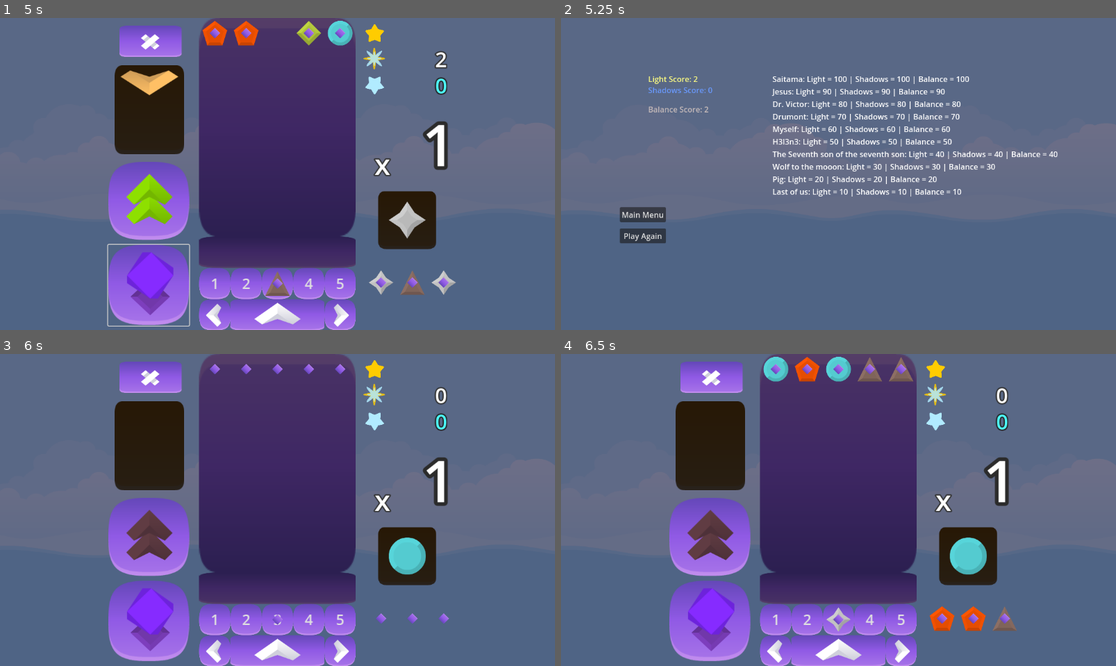
Above: before the commit, frames 1-4 (two rows, left to right).
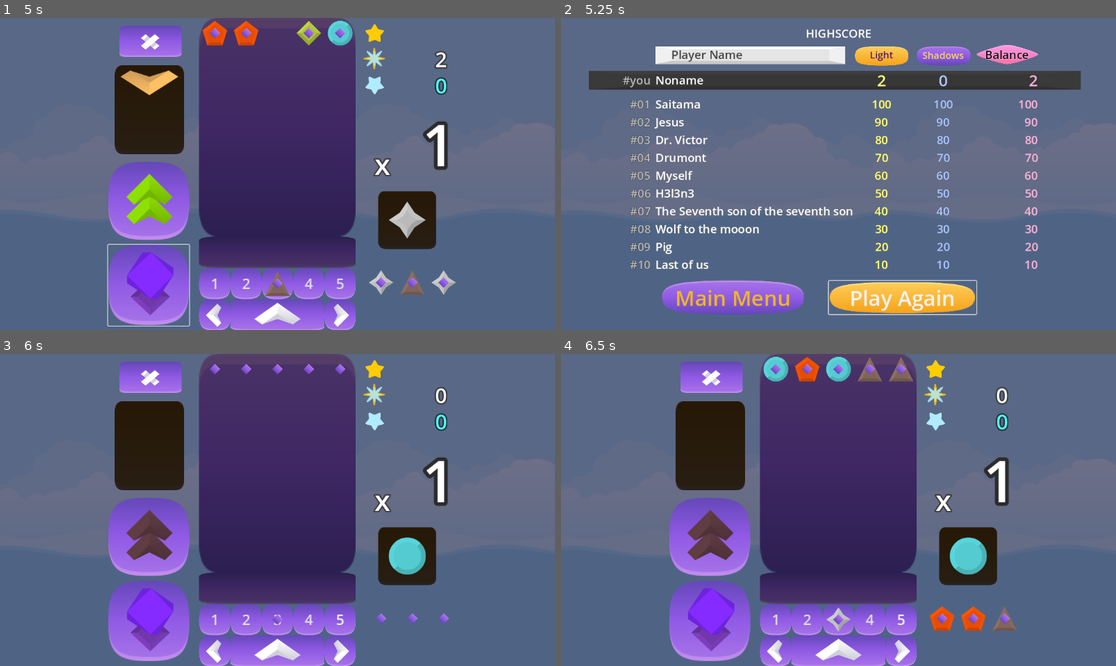
Above: after the commit, the same moments.

Repository: jefbt/SoulAlchemy
Game: Godot game, scene res://scenes/game.tscn
Two runs of this game, one before a commit and one after it. Both use one fixed random seed, a clock stepped at 60 frames per second and the inputs below.
Inputs (mouse positions are in pixels of both pictures, inside the frame that each line leads up to):
- Up to frame 1 (5 s): click (216, 314) at 0.5 s; click (338, 314) at 1.25 s; click (277, 314) at 2 s; click (277, 314) at 2.75 s; click (149, 202) at 3.5 s; click (149, 286) at 4.25 s
- Up to frame 2 (5.25 s): click (710, 42) at 5 s
- Up to frame 3 (6 s): click "Play Again" at 5.75 s
- Up to frame 4 (6.5 s): no input

Frame 1 is identical in both runs. In frame 2, 21% of the frame differs, in the area x 5-94%, y 3-96%; in frame 3, less than 0.1%; in frame 4, less than 0.1%.

Commit message:
highscore screen beautigy

Diff:
--- a/scenes/high_score.tscn
+++ b/scenes/high_score.tscn
@@ -1,7 +1,11 @@
-[gd_scene load_steps=3 format=3 uid="uid://c2q35oixaw23s"]
+[gd_scene load_steps=7 format=3 uid="uid://c2q35oixaw23s"]
 
 [ext_resource type="Script" path="res://scripts/high_score.gd" id="1_2dhqc"]
 [ext_resource type="Texture2D" uid="uid://danqjkncnylbd" path="res://assets/art/backgroundEmpty.png" id="2_jys0q"]
+[ext_resource type="Texture2D" uid="uid://cvqupt3mbl104" path="res://assets/art/purple_body_squircle.png" id="3_n77ft"]
+[ext_resource type="Texture2D" uid="uid://c7ivf8wxpxr4b" path="res://assets/art/yellow_body_squircle.png" id="4_hshew"]
+[ext_resource type="Texture2D" uid="uid://bmeq7ox550f1q" path="res://assets/art/pink_body_rhombus.png" id="5_ys3xn"]
+[ext_resource type="Texture2D" uid="uid://bgws787suyx8s" path="res://assets/art/tileGrey_02.png" id="6_t127a"]
 
 [node name="HighScore" type="Node2D"]
 script = ExtResource("1_2dhqc")
@@ -24,61 +28,259 @@
 
 [node name="Labels" type="Node2D" parent="."]
 
+[node name="HighscoreLabel" type="Label" parent="Labels"]
+offset_top = 9.0
+offset_right = 1154.0
+offset_bottom = 56.0
+theme_override_font_sizes/font_size = 24
+text = "HIGHSCORE"
+horizontal_alignment = 1
+vertical_alignment = 1
+justification_flags = 0
+
+[node name="PlayerNameLabel" type="Label" parent="Labels"]
+offset_left = 196.0
+offset_top = 99.0
+offset_right = 590.0
+offset_bottom = 160.0
+theme_override_font_sizes/font_size = 24
+text = "Name"
+vertical_alignment = 1
+justification_flags = 0
+
 [node name="LightScoreLabel" type="Label" parent="Labels"]
 modulate = Color(1, 1, 0.509804, 1)
-offset_left = 181.0
-offset_top = 115.0
-offset_right = 284.0
-offset_bottom = 138.0
-text = "Light Score: 0"
+offset_left = 610.0
+offset_top = 99.0
+offset_right = 721.0
+offset_bottom = 160.0
+theme_override_font_sizes/font_size = 33
+text = "0"
+horizontal_alignment = 1
+vertical_alignment = 1
 
 [node name="ShadowsScoreLabel" type="Label" parent="Labels"]
-modulate = Color(0.415686, 0.603922, 1, 1)
-offset_left = 181.0
-offset_top = 138.0
-offset_right = 319.0
-offset_bottom = 161.0
-text = "Shadows  Score: 0"
+modulate = Color(0.675845, 0.785193, 1, 1)
+offset_left = 738.0
+offset_top = 99.0
+offset_right = 850.0
+offset_bottom = 160.0
+theme_override_font_sizes/font_size = 33
+text = "0"
+horizontal_alignment = 1
+vertical_alignment = 1
 
 [node name="BalanceScoreLabel" type="Label" parent="Labels"]
-modulate = Color(0.766901, 0.726296, 0.726705, 1)
-offset_left = 181.0
-offset_top = 177.949
-offset_right = 319.0
-offset_bottom = 200.949
-text = "Balance  Score: 0"
-
-[node name="HighScoreLabel" type="Label" parent="Labels"]
-offset_left = 439.0
-offset_top = 115.0
-offset_right = 962.0
-offset_bottom = 493.0
-text = "1:
-2
-3
-4
-5
-6
-7
-8
-9
-10"
+offset_left = 863.0
+offset_top = 99.0
+offset_right = 990.0
+offset_bottom = 160.0
+theme_override_colors/font_color = Color(0.978167, 0.695391, 0.87016, 1)
+theme_override_font_sizes/font_size = 33
+text = "0"
+horizontal_alignment = 2
+vertical_alignment = 1
+
+[node name="HighName" type="Label" parent="Labels"]
+offset_left = 196.42
+offset_top = 161.622
+offset_right = 590.42
+offset_bottom = 195.622
+theme_override_colors/font_outline_color = Color(0.47788, 0.47788, 0.47788, 1)
+theme_override_constants/outline_size = 2
+theme_override_font_sizes/font_size = 24
+text = "Nobody"
+justification_flags = 0
+
+[node name="HighName2" type="Label" parent="Labels"]
+modulate = Color(0.277528, 0.277528, 0.277528, 1)
+offset_left = 229.42
+offset_top = 59.0
+offset_right = 552.42
+offset_bottom = 93.0
+theme_override_font_sizes/font_size = 24
+text = "Player Name"
+justification_flags = 0
+
+[node name="HighName3" type="Label" parent="Labels"]
+modulate = Color(0.733005, 0.733005, 0.733005, 1)
+offset_left = 126.42
+offset_top = 161.622
+offset_right = 186.42
+offset_bottom = 528.622
+theme_override_colors/font_outline_color = Color(0.20871, 0.20871, 0.20871, 1)
+theme_override_constants/outline_size = 2
+theme_override_font_sizes/font_size = 24
+text = "#01
+#02
+#03
+#04
+#05
+#06
+#07
+#08
+#09
+#10"
+horizontal_alignment = 2
+justification_flags = 0
+
+[node name="HighName4" type="Label" parent="Labels"]
+modulate = Color(0.733005, 0.733005, 0.733005, 1)
+offset_left = 97.0
+offset_top = 99.0
+offset_right = 186.0
+offset_bottom = 160.0
+theme_override_colors/font_outline_color = Color(0.20871, 0.20871, 0.20871, 1)
+theme_override_constants/outline_size = 2
+theme_override_font_sizes/font_size = 24
+text = "#you"
+horizontal_alignment = 2
+vertical_alignment = 1
+justification_flags = 0
+
+[node name="HighLight" type="Label" parent="Labels"]
+modulate = Color(1, 1, 0.509804, 1)
+offset_left = 610.42
+offset_top = 161.622
+offset_right = 721.42
+offset_bottom = 195.622
+theme_override_colors/font_outline_color = Color(0.47788, 0.47788, 0.47788, 1)
+theme_override_constants/outline_size = 2
+theme_override_font_sizes/font_size = 24
+text = "0"
+horizontal_alignment = 1
+justification_flags = 0
+
+[node name="HighLight2" type="Label" parent="Labels"]
+modulate = Color(0.307425, 0.102156, 0.392482, 1)
+offset_left = 610.42
+offset_top = 59.0
+offset_right = 721.42
+offset_bottom = 93.0
+theme_override_font_sizes/font_size = 20
+text = "Light"
+horizontal_alignment = 1
+vertical_alignment = 1
+justification_flags = 0
+
+[node name="HighShadows" type="Label" parent="Labels"]
+modulate = Color(0.675845, 0.785193, 1, 1)
+offset_left = 738.42
+offset_top = 161.622
+offset_right = 849.42
+offset_bottom = 195.622
+theme_override_colors/font_outline_color = Color(0.47788, 0.47788, 0.47788, 1)
+theme_override_constants/outline_size = 2
+theme_override_font_sizes/font_size = 24
+text = "0"
+horizontal_alignment = 1
+justification_flags = 0
+
+[node name="HighShadows2" type="Label" parent="Labels"]
+modulate = Color(0.964281, 0.841779, 0.391028, 1)
+offset_left = 738.42
+offset_top = 56.0
+offset_right = 849.42
+offset_bottom = 99.0
+theme_override_font_sizes/font_size = 20
+text = "Shadows"
+horizontal_alignment = 1
+vertical_alignment = 1
+justification_flags = 0
+
+[node name="HighBalance" type="Label" parent="Labels"]
+offset_left = 862.42
+offset_top = 161.622
+offset_right = 990.42
+offset_bottom = 195.622
+theme_override_colors/font_color = Color(0.978167, 0.695391, 0.87016, 1)
+theme_override_colors/font_outline_color = Color(0.47788, 0.47788, 0.47788, 1)
+theme_override_constants/outline_size = 2
+theme_override_font_sizes/font_size = 24
+text = "0"
+horizontal_alignment = 2
+justification_flags = 0
+
+[node name="HighBalance2" type="Label" parent="Labels"]
+offset_left = 862.42
+offset_top = 56.0
+offset_right = 990.42
+offset_bottom = 96.0
+theme_override_colors/font_color = Color(0.0972129, 0.00114685, 0.0654445, 1)
+theme_override_colors/font_outline_color = Color(1, 1, 1, 1)
+theme_override_constants/outline_size = 2
+theme_override_font_sizes/font_size = 24
+text = "Balance"
+horizontal_alignment = 1
+vertical_alignment = 1
+justification_flags = 0
 
 [node name="Buttons" type="Node2D" parent="."]
 
 [node name="MainMenuButton" type="Button" parent="Buttons"]
-offset_left = 122.053
-offset_top = 392.886
-offset_right = 130.053
-offset_bottom = 400.886
+offset_left = 207.0
+offset_top = 545.536
+offset_right = 508.0
+offset_bottom = 614.536
+theme_override_colors/font_color = Color(0.928523, 0.721843, 0.132227, 1)
+theme_override_font_sizes/font_size = 44
 text = "Main Menu"
+flat = true
+
+[node name="PurpleBodySquircle3" type="Sprite2D" parent="Buttons/MainMenuButton"]
+z_index = -3
+position = Vector2(150.146, 34.5971)
+scale = Vector2(1.84, 0.440005)
+texture = ExtResource("3_n77ft")
 
 [node name="PlayAgainButton" type="Button" parent="Buttons"]
-offset_left = 122.053
-offset_top = 436.54
-offset_right = 218.053
-offset_bottom = 467.54
+offset_left = 556.0
+offset_top = 545.536
+offset_right = 862.0
+offset_bottom = 614.536
+theme_override_colors/font_color = Color(0.262, 0.0965011, 0.300225, 1)
+theme_override_font_sizes/font_size = 44
 text = "Play Again"
+flat = true
+
+[node name="YellowBodySquircle2" type="Sprite2D" parent="Buttons/PlayAgainButton"]
+z_index = -3
+position = Vector2(152.326, 34.5788)
+scale = Vector2(1.88, 0.4)
+texture = ExtResource("4_hshew")
+
+[node name="UI" type="Node2D" parent="."]
+
+[node name="PinkBodyRhombus" type="Sprite2D" parent="UI"]
+z_index = -3
+position = Vector2(926.511, 75.6288)
+scale = Vector2(0.798778, 0.250319)
+texture = ExtResource("5_ys3xn")
+
+[node name="PurpleBodySquircle2" type="Sprite2D" parent="UI"]
+z_index = -3
+position = Vector2(794.36, 78.6033)
+scale = Vector2(0.694125, 0.250319)
+texture = ExtResource("3_n77ft")
+
+[node name="YellowBodySquircle" type="Sprite2D" parent="UI"]
+z_index = -3
+position = Vector2(665.781, 78.6033)
+scale = Vector2(0.694125, 0.250319)
+texture = ExtResource("4_hshew")
+
+[node name="TileGrey02" type="Sprite2D" parent="UI"]
+z_index = -3
+position = Vector2(393.211, 77.065)
+scale = Vector2(2.09641, 0.420165)
+texture = ExtResource("6_t127a")
+
+[node name="TileGrey03" type="Sprite2D" parent="UI"]
+modulate = Color(0.241156, 0.241156, 0.241156, 1)
+z_index = -3
+position = Vector2(568.619, 129.449)
+scale = Vector2(5.43164, 0.438204)
+texture = ExtResource("6_t127a")
 
 [connection signal="pressed" from="Buttons/MainMenuButton" to="." method="_on_main_menu_button_pressed"]
 [connection signal="pressed" from="Buttons/PlayAgainButton" to="." method="_on_play_again_button_pressed"]
--- a/scripts/high_score.gd
+++ b/scripts/high_score.gd
@@ -3,26 +3,35 @@
 @onready var light_score_label = $Labels/LightScoreLabel
 @onready var shadows_score_label = $Labels/ShadowsScoreLabel
 @onready var balance_score_label = $Labels/BalanceScoreLabel
-@onready var high_score_label = $Labels/HighScoreLabel
+@onready var play_again_button = $Buttons/PlayAgainButton
+@onready var main_menu_button = $Buttons/MainMenuButton
+@onready var high_name = $Labels/HighName
+@onready var high_light = $Labels/HighLight
+@onready var high_shadows = $Labels/HighShadows
+@onready var high_balance = $Labels/HighBalance
+@onready var player_name_label = $Labels/PlayerNameLabel
 
 func update_score(light_score: int, shadows_score: int, balance_score: int):
-	light_score_label.text = "Light Score: " + str(light_score)
-	shadows_score_label.text = "Shadows Score: " + str(shadows_score)
-	balance_score_label.text = "Balance Score: " + str(balance_score)
-
-	var hs_text = ""
+	light_score_label.text = str(light_score)
+	shadows_score_label.text = str(shadows_score)
+	balance_score_label.text = str(balance_score)
+	player_name_label.text = Save.player_name
+	high_name.text = ""
+	high_light.text = ""
+	high_shadows.text = ""
+	high_balance.text = ""
 	for entry in Save.high_score_table.values():
-		var _name = entry[3]
-		var light = entry[0]
-		var shadows = entry[1]
-		var balance = entry[2]
-		hs_text += _name + ": Light = " + str(light)
-		hs_text += " | Shadows = " + str(shadows)
-		hs_text += " | Balance = " + str(balance)
-		hs_text += "\n"
-	high_score_label.text = hs_text
+		var _name = str(entry[3])
+		var light = str(entry[0])
+		var shadows = str(entry[1])
+		var balance = str(entry[2])
+		high_name.text += _name + "\n"
+		high_light.text += light + "\n"
+		high_shadows.text += shadows + "\n"
+		high_balance.text += balance + "\n"
 
 func _ready():
+	play_again_button.grab_focus()
 	update_score(Globals.light_score, Globals.shadows_score, Globals.balance_score)
 
 func _on_main_menu_button_pressed():
@@ -30,3 +39,23 @@
 
 func _on_play_again_button_pressed():
 	get_tree().change_scene_to_file("res://scenes/game.tscn")
+
+func press_button():
+	if main_menu_button.has_focus():
+		_on_main_menu_button_pressed()
+	elif play_again_button.has_focus():
+		_on_play_again_button_pressed()
+
+func focus_left():
+	main_menu_button.grab_focus()
+
+func focus_right():
+	play_again_button.grab_focus()
+
+func _input(event):
+	if event.is_action_pressed("MoveLeft"): focus_left()
+	elif event.is_action_pressed("MoveRight"): focus_right()
+	#
+	if event.is_action_pressed("Launch"): press_button()
+	if event.is_action_pressed("Cancel"): main_menu_button.grab_focus()
+	if event.is_action_pressed("ToggleMode"): play_again_button.grab_focus()
--- a/scripts/save.gd
+++ b/scripts/save.gd
@@ -1,7 +1,7 @@
 extends Node
 
 var save_path := "user://highscore.sv"
-var player_name := "Love"
+var player_name := "Noname"
 
 var high_score_table : Dictionary = {
 	1: [ 100, 100, 100, "Saitama"],
